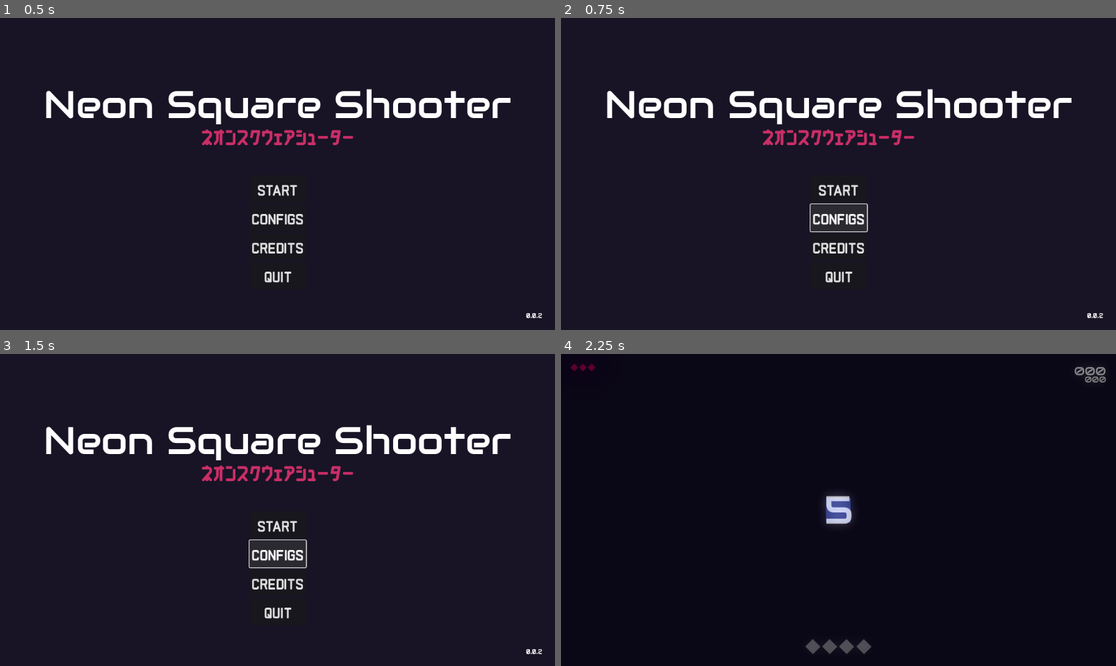
Above: before the commit, frames 1-4 (two rows, left to right).
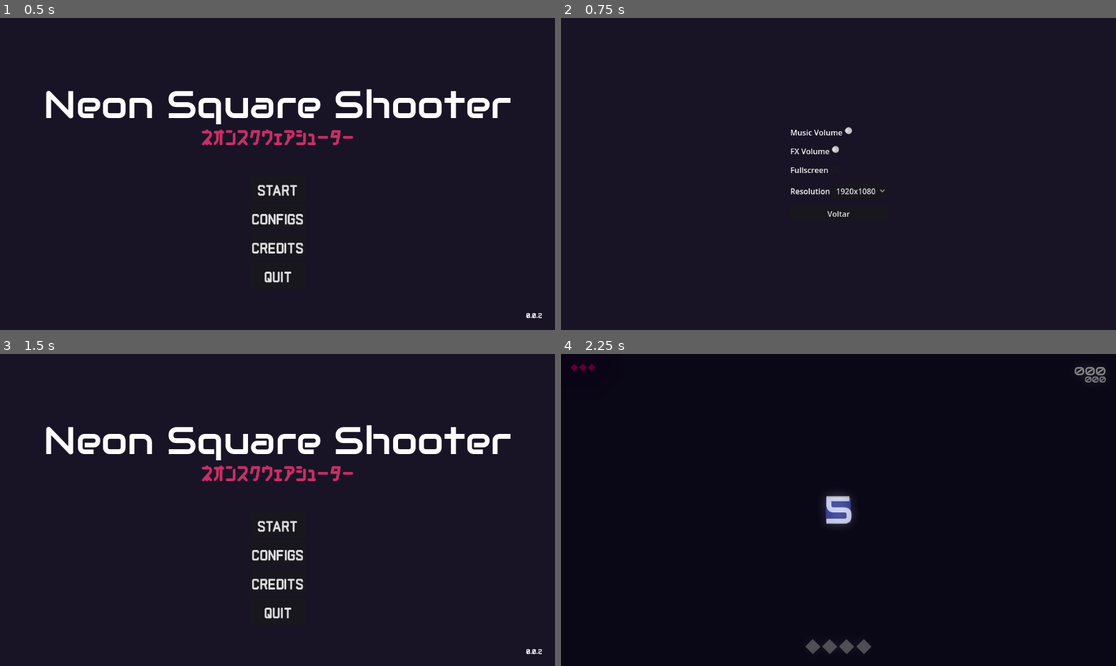
Above: after the commit, the same moments.

Repository: matheusmondenez/my-first-platform-game
Game: Godot game, scene res://wave_shooter/ui/main_menu.tscn
The game is run twice, just before and just after one commit, with the same random seed, the same clock (stepped at 60 frames per second) and the same inputs.
Inputs (mouse positions are in pixels of both pictures, inside the frame that each line leads up to):
- Up to frame 1 (0.5 s): no input
- Up to frame 2 (0.75 s): click "CONFIGS" at 0.5 s
- Up to frame 3 (1.5 s): click (277, 550) at 1.25 s, where only the run after the commit has a clickable "Voltar"
- Up to frame 4 (2.25 s): click "START" at 2 s

Frame 1 is identical in both runs. In frame 2, 4.9% of the frame differs, in the area x 8-98%, y 22-97%; in frame 3, 0.1%; in frame 4, nothing differs.

Commit message:
redirect between main menu and configs menu

Diff:
--- /dev/null
+++ b/wave_shooter/ui/configs_menu.gd
@@ -0,0 +1,4 @@
+extends Control
+
+func _on_back_button_pressed() -> void:
+	get_tree().change_scene_to_file("res://wave_shooter/ui/main_menu.tscn")
--- a/wave_shooter/ui/configs_menu.tscn
+++ b/wave_shooter/ui/configs_menu.tscn
@@ -1,4 +1,6 @@
-[gd_scene format=3 uid="uid://bf3au5555ahj3"]
+[gd_scene load_steps=2 format=3 uid="uid://bf3au5555ahj3"]
+
+[ext_resource type="Script" path="res://wave_shooter/ui/configs_menu.gd" id="1_v1y6m"]
 
 [node name="ConfigsMenu" type="Control"]
 layout_mode = 3
@@ -7,6 +9,7 @@
 anchor_bottom = 1.0
 grow_horizontal = 2
 grow_vertical = 2
+script = ExtResource("1_v1y6m")
 
 [node name="VBoxContainer" type="VBoxContainer" parent="."]
 layout_mode = 1
@@ -69,3 +72,9 @@
 popup/item_1/id = 1
 popup/item_2/text = "640x360"
 popup/item_2/id = 2
+
+[node name="BackButton" type="Button" parent="VBoxContainer"]
+layout_mode = 2
+text = "Voltar"
+
+[connection signal="pressed" from="VBoxContainer/BackButton" to="." method="_on_back_button_pressed"]
--- a/wave_shooter/ui/main_menu.gd
+++ b/wave_shooter/ui/main_menu.gd
@@ -9,5 +9,8 @@
 func _on_start_button_pressed() -> void:
 	get_tree().change_scene_to_file("res://wave_shooter/levels/arena.tscn")
 
+func _on_configs_button_pressed() -> void:
+	get_tree().change_scene_to_file("res://wave_shooter/ui/configs_menu.tscn")
+
 func _on_quit_button_pressed() -> void:
 	get_tree().quit()
--- a/wave_shooter/ui/main_menu.tscn
+++ b/wave_shooter/ui/main_menu.tscn
@@ -99,4 +99,5 @@
 text = "QUIT"
 
 [connection signal="pressed" from="ButtonsContainer/StartButton" to="." method="_on_start_button_pressed"]
+[connection signal="pressed" from="ButtonsContainer/ConfigsButton" to="." method="_on_configs_button_pressed"]
 [connection signal="pressed" from="ButtonsContainer/QuitButton" to="." method="_on_quit_button_pressed"]
